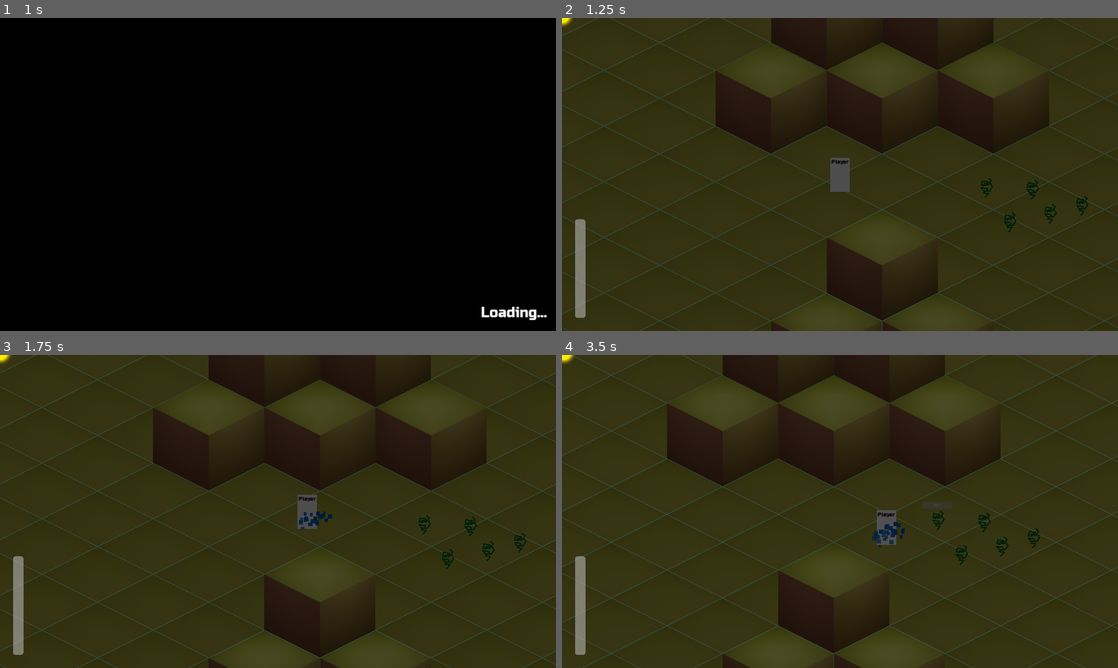
Above: before the commit, frames 1-4 (two rows, left to right).
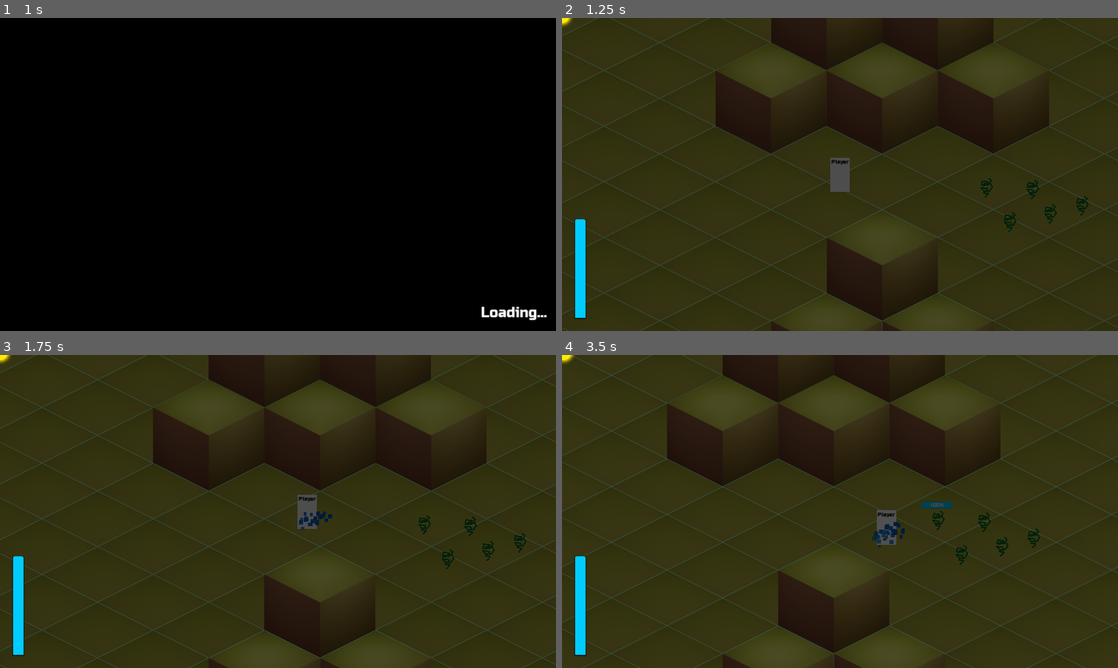
Above: after the commit, the same moments.

Repository: lorentzo/jagoda-jam
Game: Godot game, scene res://Scenes/MainMenu.tscn
The game is run twice, just before and just after one commit, with the same random seed, the same clock (stepped at 60 frames per second) and the same inputs.
Inputs:
- Up to frame 1 (1 s): click "Play" at 0.5 s
- Up to frame 2 (1.25 s): no input
- Up to frame 3 (1.75 s): hold Right (walk-right) from 1.28 s (still down); hold Space (use-item) from 1.28 s (still down)
- Up to frame 4 (3.5 s): release Right (walk-right) at 2.03 s; release Space (use-item) at 2.03 s; hold Down (walk-down) 2.03-2.78 s; tap Space (use-item) at 2.1 s; hold Right (walk-right) from 2.78 s (still down); hold Space (use-item) from 2.78 s (still down)

Frame 1 is identical in both runs. In frame 2, 0.6% of the frame differs, in the area x 2-5%, y 64-96%; in frame 3, 0.6%; in frame 4, 0.8%, in the area x 2-71%, y 46-96%.

Commit message:
Style progress bars

Diff:
--- a/jagoda/Scenes/Game.tscn
+++ b/jagoda/Scenes/Game.tscn
@@ -7,6 +7,18 @@
 [ext_resource type="PackedScene" uid="uid://ctkkf7cs18f3e" path="res://Scenes/Plant.tscn" id="5_7g35u"]
 [ext_resource type="Texture2D" uid="uid://dtxdtxlg4c72f" path="res://Assets/sun_shiny.png" id="6_mt8ms"]
 [ext_resource type="PackedScene" uid="uid://c32dlq6uur6e3" path="res://Scenes/PauseMenu.tscn" id="7_v1sht"]
+
+[sub_resource type="StyleBoxFlat" id="StyleBoxFlat_31pxf"]
+bg_color = Color(0, 0, 0, 0)
+corner_radius_top_left = 4
+corner_radius_top_right = 4
+shadow_size = 3
+shadow_offset = Vector2(0, 1)
+
+[sub_resource type="StyleBoxFlat" id="StyleBoxFlat_ewus7"]
+bg_color = Color(0, 0.8, 1, 1)
+corner_radius_top_left = 4
+corner_radius_top_right = 4
 
 [node name="Game" type="Node2D"]
 process_mode = 1
@@ -72,6 +84,8 @@
 offset_right = 54.0
 offset_bottom = -30.0
 grow_vertical = 0
+theme_override_styles/background = SubResource("StyleBoxFlat_31pxf")
+theme_override_styles/fill = SubResource("StyleBoxFlat_ewus7")
 step = 1.0
 value = 50.0
 fill_mode = 3
--- a/jagoda/Scenes/Plant.tscn
+++ b/jagoda/Scenes/Plant.tscn
@@ -1,6 +1,21 @@
-[gd_scene load_steps=3 format=3 uid="uid://ctkkf7cs18f3e"]
+[gd_scene load_steps=6 format=3 uid="uid://ctkkf7cs18f3e"]
 
 [ext_resource type="Script" path="res://Scenes/Plant.gd" id="1_wccxx"]
+[ext_resource type="FontFile" uid="uid://bjonvamqyjdmv" path="res://Fonts/RussoOne.ttf" id="2_t4c7n"]
+
+[sub_resource type="StyleBoxFlat" id="StyleBoxFlat_4i30e"]
+bg_color = Color(0, 0, 0, 0.501961)
+corner_radius_top_left = 4
+corner_radius_top_right = 4
+corner_radius_bottom_right = 4
+corner_radius_bottom_left = 4
+
+[sub_resource type="StyleBoxFlat" id="StyleBoxFlat_4i41y"]
+bg_color = Color(0, 0.8, 1, 1)
+corner_radius_top_left = 4
+corner_radius_top_right = 4
+corner_radius_bottom_right = 4
+corner_radius_bottom_left = 4
 
 [sub_resource type="CapsuleShape2D" id="CapsuleShape2D_8daej"]
 radius = 15.0
@@ -29,9 +44,12 @@
 offset_bottom = -51.5
 grow_horizontal = 2
 grow_vertical = 2
-theme_override_font_sizes/font_size = 7
+theme_override_fonts/font = ExtResource("2_t4c7n")
+theme_override_font_sizes/font_size = 12
+theme_override_styles/background = SubResource("StyleBoxFlat_4i30e")
+theme_override_styles/fill = SubResource("StyleBoxFlat_4i41y")
 step = 1.0
-value = 100.0
+value = 50.0
 
 [node name="CollisionShape2D" type="CollisionShape2D" parent="."]
 position = Vector2(2, -24)
Not shown: 1 places in jagoda/Scenes/Game.tscn that only renumber resources
